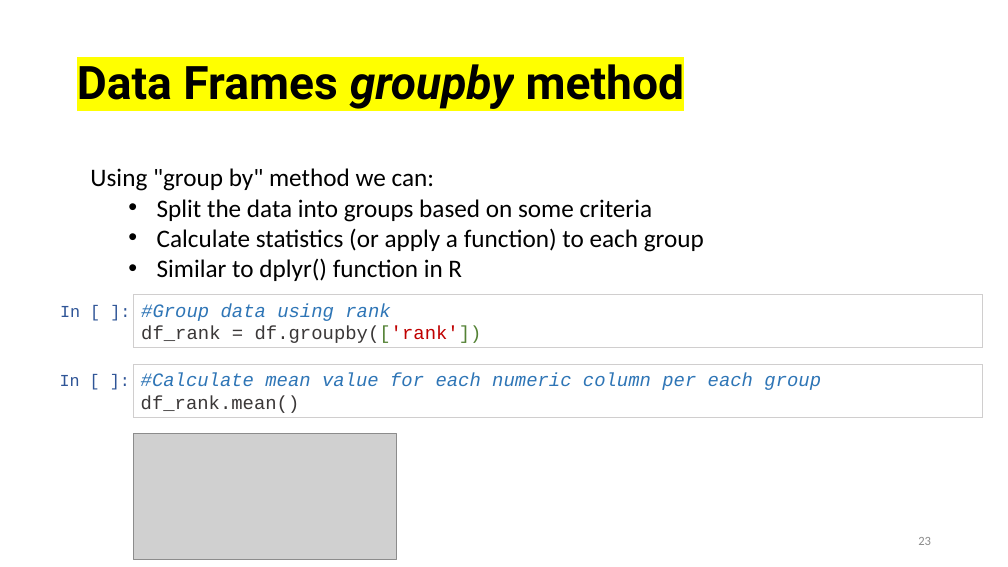
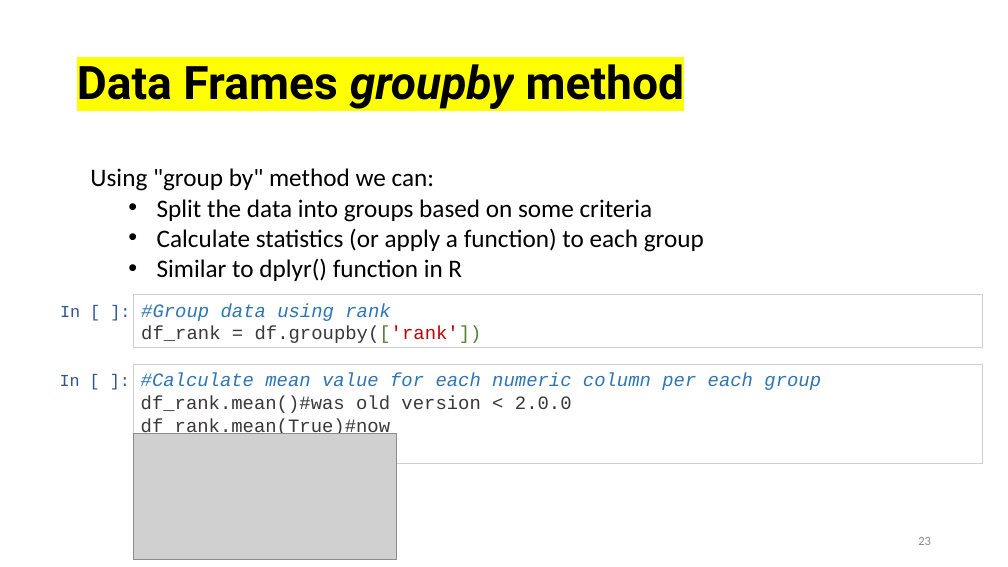
Before and after one commit to ohamed/ML-Training, a slide deck: slide 23 of pptx/05 Python-for-DSML.pptx. Drawn at 1008x567 pixels with LibreOffice and Linux fonts; fonts in the diff are those of the drawing; grey boxes stand for pictures. Boxes give left, top, right and bottom in pixels: in the first picture for what was removed or moved away, otherwise in the second. Text is boxed around its words. In the diff, an @@ line names an element or a change of style, - is before the commit and + after.

Commit message:
Syntax correction

```diff
--- a/pptx/05 Python-for-DSML.pptx
+++ b/pptx/05 Python-for-DSML.pptx
@@ rectangle "#Calculate mean value for each ..." resized from (x1=133, y1=364, x2=982, y2=418) to (x1=133, y1=364, x2=982, y2=464) @@
@@ text in rectangle at (x1=141, y1=396, x2=572, y2=437): text changed @@
-df_rank.mean()
+df_rank.mean()#was old version < 2.0.0
+df_rank.mean(True)#now
```
